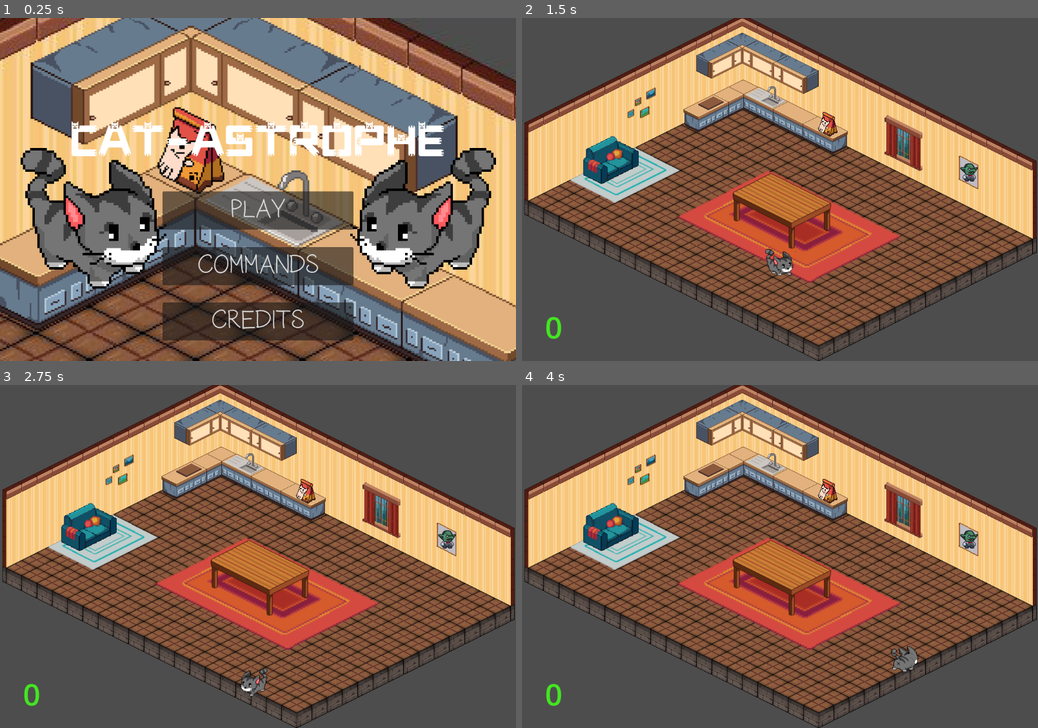
Above: before the commit, frames 1-4 (two rows, left to right).
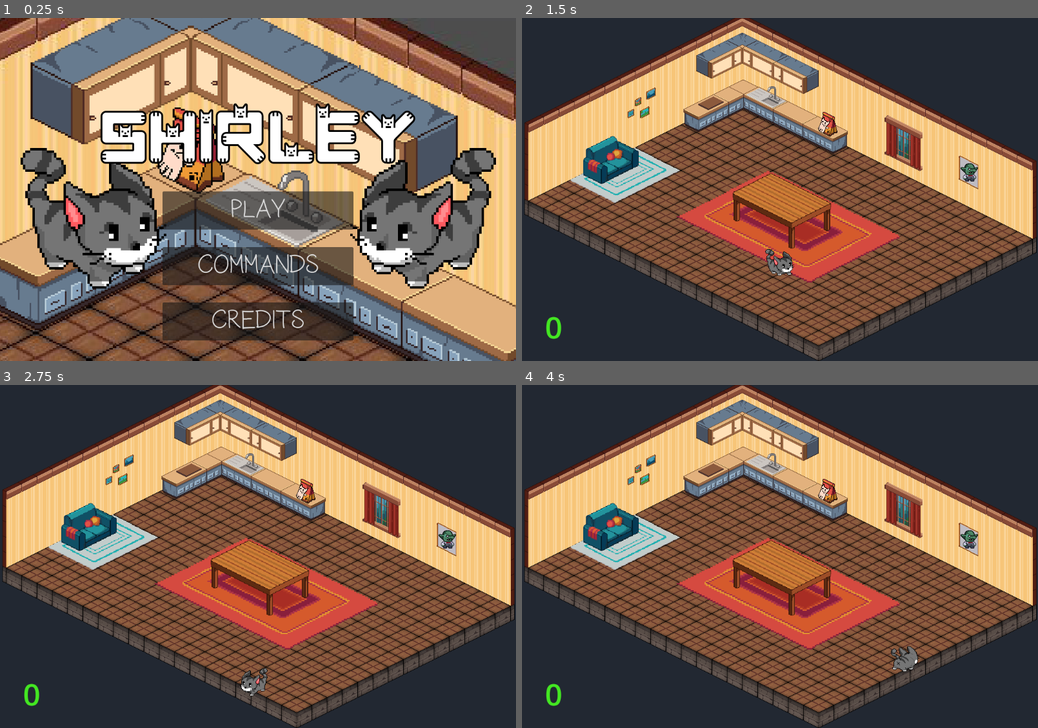
Above: after the commit, the same moments.

Repository: OscarPindaro/GodotWildJam63
Game: Godot game, scene res://scenes/menu/main_menu.tscn
Two runs of this game, one before a commit and one after it. Both use one fixed random seed, a clock stepped at 60 frames per second and the inputs below. Sound files missing from this copy of the repository are replaced by a short silence.
Inputs (mouse positions are in pixels of both pictures, inside the frame that each line leads up to):
- Up to frame 1 (0.25 s): no input
- Up to frame 2 (1.5 s): click "PLAY" at 0.5 s; tap Enter at 1.25 s; move the mouse to (893, 172) at 1.27 s; hold Right (player_move_right) from 1.28 s (still down); tap E (player_interact) at 1.35 s; click (893, 172) at 1.42 s
- Up to frame 3 (2.75 s): move the mouse to (154, 573) at 2.02 s; release Right (player_move_right) at 2.03 s; hold S (player_move_down) from 2.03 s (still down); tap E (player_interact) at 2.1 s
- Up to frame 4 (4 s): move the mouse to (831, 481) at 2.77 s; release S (player_move_down) at 2.78 s; hold Right (player_move_right) 2.78-3.53 s; tap E (player_interact) at 2.85, 3.6 s; move the mouse to (754, 625) at 3.52 s; hold W (player_move_up) from 3.53 s (still down); click (754, 625) at 3.67 s

The runs differ from the first frame. In frame 1, 8.5% of the frame differs, in the area x 0-100%, y 0-100%; in frame 2, 38%; in frame 3, 38%; in frame 4, 38%.

Commit message:
some changes plus export

Diff:
--- a/project.godot
+++ b/project.godot
@@ -13,7 +13,7 @@
 config/name="Godot Wild Jam 63"
 run/main_scene="res://scenes/menu/main_menu.tscn"
 config/features=PackedStringArray("4.1", "GL Compatibility")
-config/icon="res://icon.svg"
+config/icon="res://icon_bag.png"
 
 [autoload]
 
@@ -25,6 +25,7 @@
 window/size/viewport_height=720
 window/size/mode=3
 window/size/resizable=false
+window/stretch/mode="viewport"
 
 [input]
 
@@ -63,5 +64,7 @@
 
 [rendering]
 
+textures/canvas_textures/default_texture_filter=0
 renderer/rendering_method="gl_compatibility"
 renderer/rendering_method.mobile="gl_compatibility"
+environment/defaults/default_clear_color=Color(0.133333, 0.156863, 0.196078, 1)
--- /dev/null
+++ b/scenes/menu/end_label_setting.tres
@@ -0,0 +1,8 @@
+[gd_resource type="LabelSettings" format=3 uid="uid://ye4f65jb8ypn"]
+
+[resource]
+font_size = 70
+outline_size = 10
+outline_color = Color(0, 0, 0, 1)
+shadow_size = 10
+shadow_color = Color(0, 0, 0, 0.784314)
--- a/scenes/menu/end_scene.tscn
+++ b/scenes/menu/end_scene.tscn
@@ -1,10 +1,17 @@
-[gd_scene load_steps=6 format=3 uid="uid://cf1rd7mguhp08"]
+[gd_scene load_steps=8 format=3 uid="uid://cf1rd7mguhp08"]
 
 [ext_resource type="Script" path="res://scenes/menu/scripts/end_scene.gd" id="1_8x6qc"]
 [ext_resource type="FontFile" uid="uid://c54ohorrrae6l" path="res://images/DustDemonBold.ttf" id="1_keyho"]
 [ext_resource type="FontFile" uid="uid://y5x3b1wc4707" path="res://images/HandwritingCR-2.ttf" id="2_m1pnp"]
-[ext_resource type="Texture2D" uid="uid://ckhcxdc4tkgno" path="res://images/paws.jpg" id="4_ckjm5"]
+[ext_resource type="LabelSettings" uid="uid://ye4f65jb8ypn" path="res://scenes/menu/end_label_setting.tres" id="3_vi8en"]
 [ext_resource type="AudioStream" uid="uid://c3rhklvu8ysoo" path="res://audio/End_scene/Shirley_end.wav" id="4_vef63"]
+[ext_resource type="Texture2D" uid="uid://beggtvspenxh" path="res://images/FRONT.png" id="5_fx8o1"]
+
+[sub_resource type="LabelSettings" id="LabelSettings_43ptx"]
+font_size = 64
+font_color = Color(0, 1, 0.0509804, 1)
+outline_size = 8
+outline_color = Color(0, 0, 0, 1)
 
 [node name="end_scene" type="Control"]
 layout_mode = 3
@@ -31,6 +38,7 @@
 theme_override_font_sizes/font_size = 80
 text = "GOOD JOB
 "
+label_settings = ExtResource("3_vi8en")
 horizontal_alignment = 1
 
 [node name="PlayButton" type="Button" parent="."]
@@ -51,7 +59,7 @@
 [node name="Background" type="Sprite2D" parent="."]
 position = Vector2(543, 365)
 scale = Vector2(1.05, 1.05)
-texture = ExtResource("4_ckjm5")
+texture = ExtResource("5_fx8o1")
 
 [node name="description" type="Label" parent="."]
 z_index = 6
@@ -68,6 +76,7 @@
 theme_override_fonts/font = ExtResource("1_keyho")
 theme_override_font_sizes/font_size = 40
 text = "You made a real mess!"
+label_settings = ExtResource("3_vi8en")
 horizontal_alignment = 1
 
 [node name="FinalScore" type="Label" parent="."]
@@ -84,8 +93,12 @@
 offset_bottom = 138.5
 grow_horizontal = 2
 grow_vertical = 2
-theme_override_colors/font_color = Color(0.662745, 0.4, 0.196078, 1)
+theme_override_colors/font_color = Color(0.352941, 0.870588, 0.262745, 1)
+theme_override_colors/font_shadow_color = Color(0, 0, 0, 1)
+theme_override_colors/font_outline_color = Color(0, 0, 0, 1)
 theme_override_font_sizes/font_size = 50
+text = "1234"
+label_settings = SubResource("LabelSettings_43ptx")
 horizontal_alignment = 1
 vertical_alignment = 1
 
--- a/scenes/menu/main_menu.tscn
+++ b/scenes/menu/main_menu.tscn
@@ -1,9 +1,10 @@
-[gd_scene load_steps=15 format=3 uid="uid://m1d5cyof348t"]
+[gd_scene load_steps=16 format=3 uid="uid://m1d5cyof348t"]
 
 [ext_resource type="Script" path="res://scenes/menu/scripts/main_menu.gd" id="1_46i64"]
 [ext_resource type="FontFile" uid="uid://c54ohorrrae6l" path="res://images/DustDemonBold.ttf" id="2_vdvl5"]
 [ext_resource type="PackedScene" uid="uid://3r1qgihc1y7n" path="res://scenes/map/room_1.tscn" id="2_yojc0"]
 [ext_resource type="FontFile" uid="uid://y5x3b1wc4707" path="res://images/HandwritingCR-2.ttf" id="3_20qo5"]
+[ext_resource type="LabelSettings" uid="uid://dx5styv2m1vu1" path="res://scenes/menu/title_label_setting.tres" id="4_ht7in"]
 [ext_resource type="AudioStream" uid="uid://b2suxgvyy8snf" path="res://audio/Music/Menu_Music.wav" id="5_1qq6q"]
 [ext_resource type="Script" path="res://scenes/menu/scripts/CommandsOverlay.gd" id="5_t2sha"]
 [ext_resource type="Script" path="res://scenes/menu/scripts/CreditsOverlay.gd" id="6_ea1co"]
@@ -53,13 +54,15 @@
 anchor_left = 0.5
 anchor_right = 0.5
 offset_left = -394.0
-offset_top = 200.0
+offset_top = 160.0
 offset_right = 394.0
-offset_bottom = 324.0
+offset_bottom = 356.0
 grow_horizontal = 2
 theme_override_fonts/font = ExtResource("2_vdvl5")
 theme_override_font_sizes/font_size = 80
-text = "CAT-ASTROPHE"
+text = "SHIRLEY"
+label_settings = ExtResource("4_ht7in")
+horizontal_alignment = 1
 
 [node name="PlayButton" type="Button" parent="."]
 z_index = 6
--- /dev/null
+++ b/scenes/menu/title_label_setting.tres
@@ -0,0 +1,8 @@
+[gd_resource type="LabelSettings" format=3 uid="uid://dx5styv2m1vu1"]
+
+[resource]
+font_size = 128
+outline_size = 15
+outline_color = Color(0, 0, 0, 1)
+shadow_size = 10
+shadow_color = Color(0, 0, 0, 0.784314)
--- a/scenes/minigames/Crocchette/crocchetta.tscn
+++ b/scenes/minigames/Crocchette/crocchetta.tscn
@@ -11,7 +11,6 @@
 [node name="crocchetta" type="RigidBody2D"]
 z_index = 10
 y_sort_enabled = true
-scale = Vector2(1.2, 1.2)
 collision_layer = 2
 collision_mask = 2
 inertia = 1.0
@@ -22,12 +21,13 @@
 y_sort_enabled = true
 position = Vector2(2, 0.999999)
 rotation = -0.397977
-scale = Vector2(0.5, 0.5)
+scale = Vector2(0.6, 0.6)
 texture = ExtResource("2_8t1pj")
 
 [node name="CollisionShape2D" type="CollisionShape2D" parent="."]
 position = Vector2(-2, 4)
 rotation = 1.05619
+scale = Vector2(1.2, 1.2)
 shape = SubResource("CapsuleShape2D_svih3")
 
 [node name="TickPlayer" type="AudioStreamPlayer2D" parent="."]
Not shown, changed: export_presets.cfg
Binary file added: icon_bag.png
Not shown, added: catastrophy4.1.zip
Not shown, changed: export/index.apple-touch-icon.png
Not shown, changed: export/index.html
Not shown, changed: export/index.icon.png
Not shown, changed: export/index.pck
Not shown, added: export_windows/shirley.exe
Not shown, added: export_windows/shirley.pck
Not shown, added: shirley.zip
Not shown, added: shirley_windows.zip
